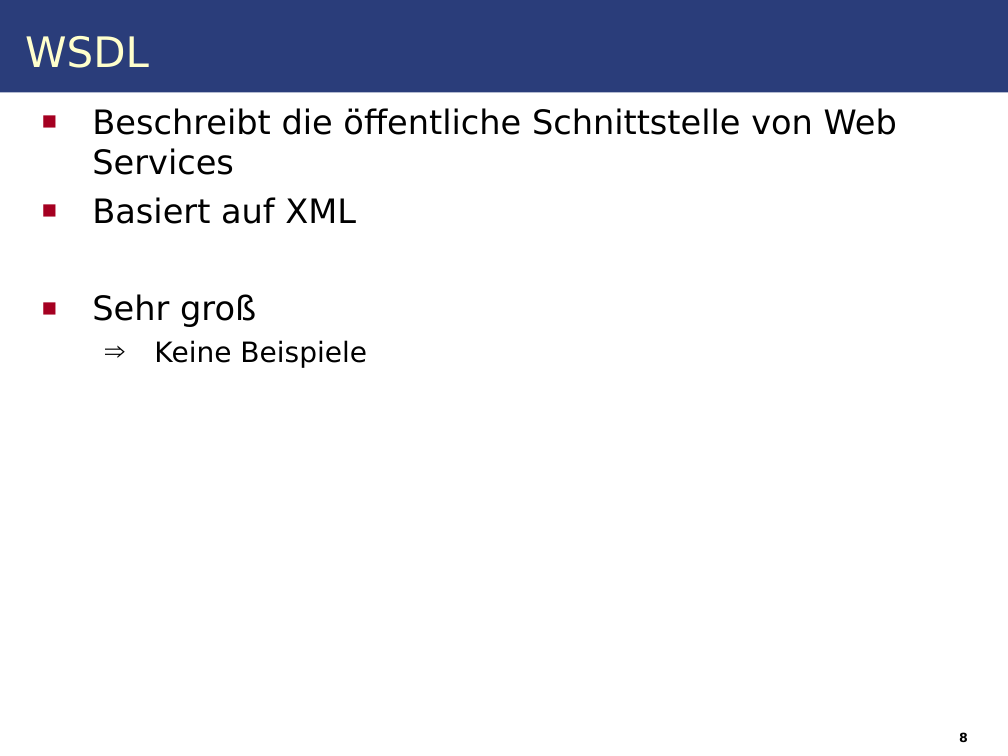
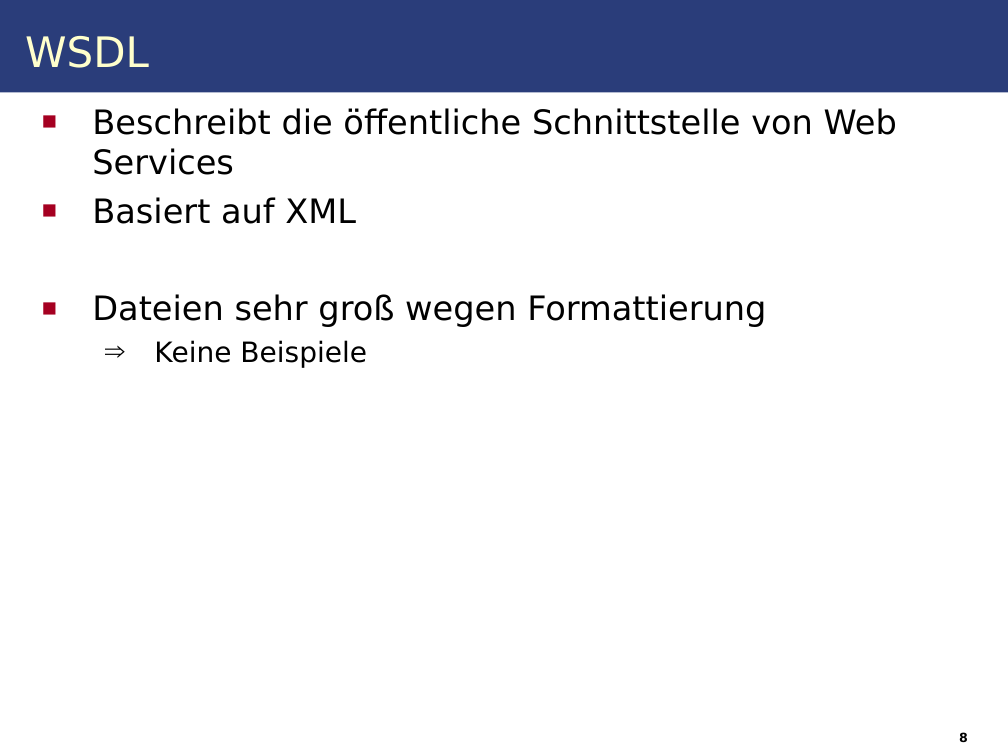
Before and after one commit to IAAS/decidr, a slide deck: slide 14 of seminars/rr/presentation/Web_Services.odp. Drawn at 1008x756 pixels with LibreOffice and Linux fonts; fonts in the diff are those of the drawing. Boxes give left, top, right and bottom in pixels: in the first picture for what was removed or moved away, otherwise in the second. Text is boxed around its words. In the diff, an @@ line names an element or a change of style, - is before the commit and + after.

```diff
--- a/seminars/rr/presentation/Web_Services.odp
+++ b/seminars/rr/presentation/Web_Services.odp
@@ text at bbox=[92, 294, 766, 327]: text changed @@
-■ Sehr groß
+■ Dateien sehr groß wegen Formattierung
```
Also in this commit, not shown: 9 other slides changed, 5 slides added, 4 other files.
